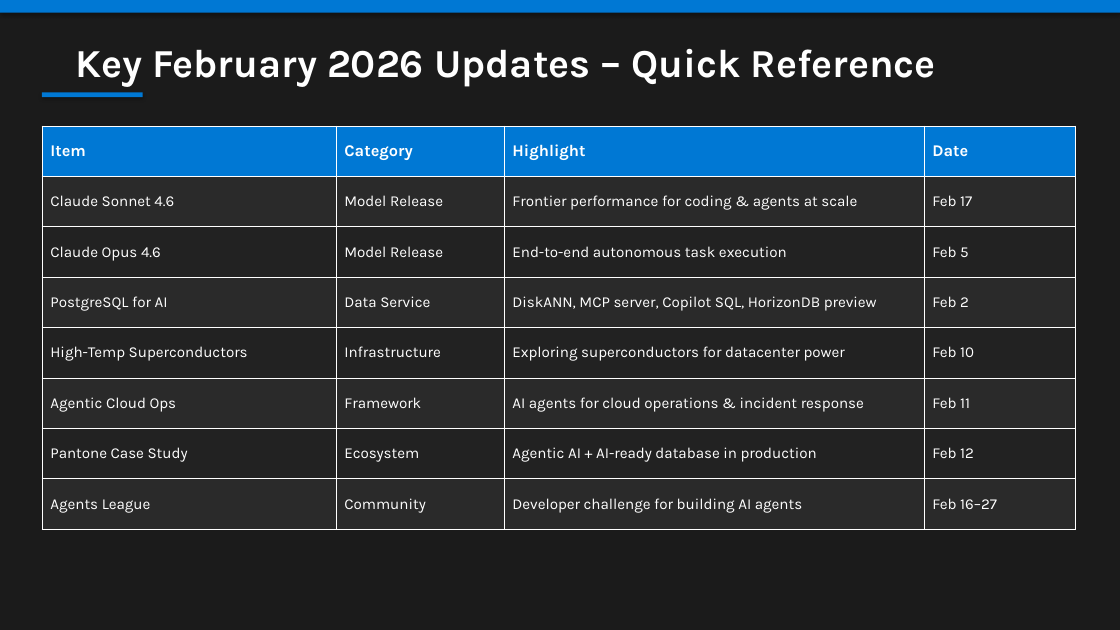
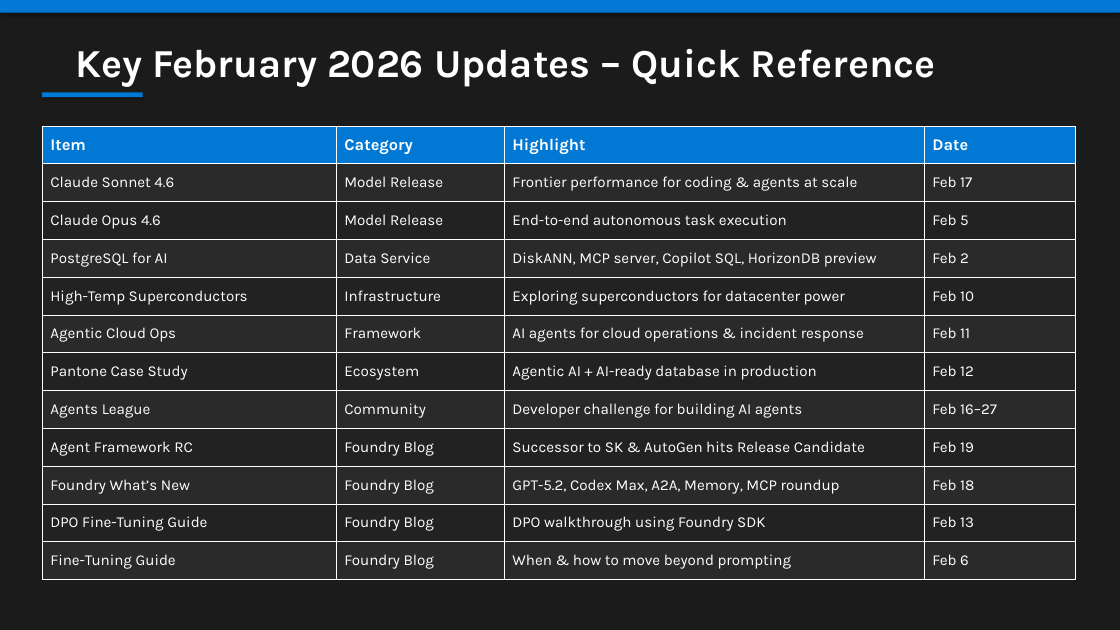
Before and after one commit to fuenfhausen/whats-new-in-microsoft-ai, a slide deck: slide 10 of whats-new-microsoft-ai-feb2026.pptx (slide 9 before the commit). Drawn at 1120x630 pixels with LibreOffice and Linux fonts; fonts in the diff are those of the drawing. Boxes give left, top, right and bottom in pixels: in the first picture for what was removed or moved away, otherwise in the second. Text is boxed around its words. In the diff, an @@ line names an element or a change of style, - is before the commit and + after.

Commit message:
Add Foundry Blog Highlights section to Feb 2026 edition

```diff
--- a/whats-new-microsoft-ai-feb2026.pptx
+++ b/whats-new-microsoft-ai-feb2026.pptx
@@ table at bbox=[42, 126, 1075, 580] @@
+row 9: Agent Framework RC | Foundry Blog | Successor to SK & AutoGen hits Release Candidate | Feb 19
+row 10: Foundry What’s New | Foundry Blog | GPT-5.2, Codex Max, A2A, Memory, MCP roundup | Feb 18
+row 11: DPO Fine-Tuning Guide | Foundry Blog | DPO walkthrough using Foundry SDK | Feb 13
+row 12: Fine-Tuning Guide | Foundry Blog | When & how to move beyond prompting | Feb 6
```
Also in this commit, not shown: 2 other slides changed, 1 slide added, 2 other files.
